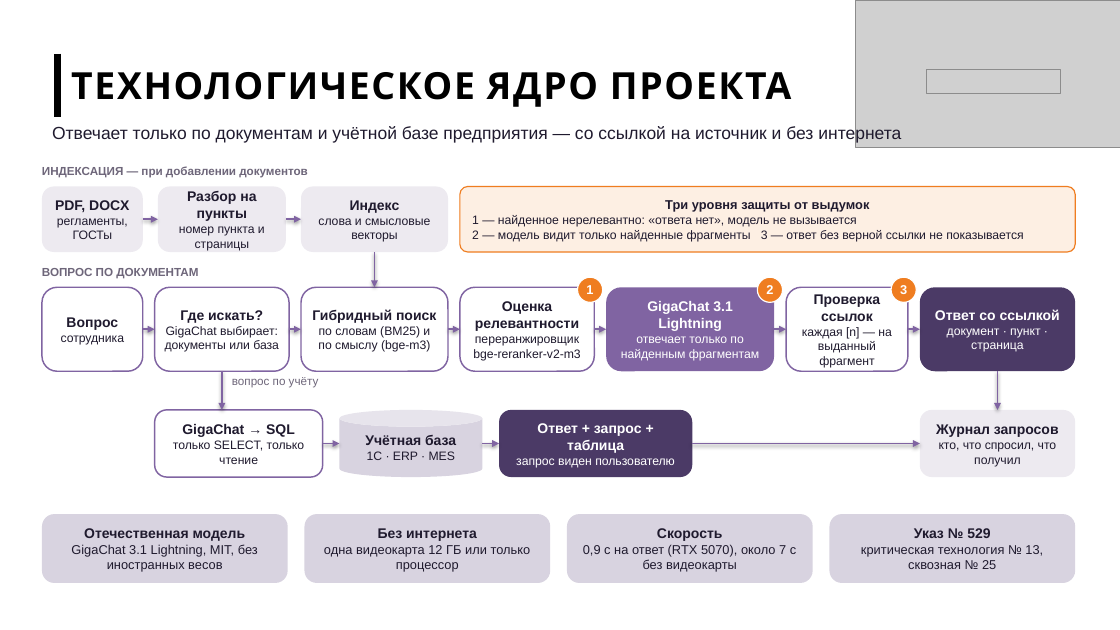
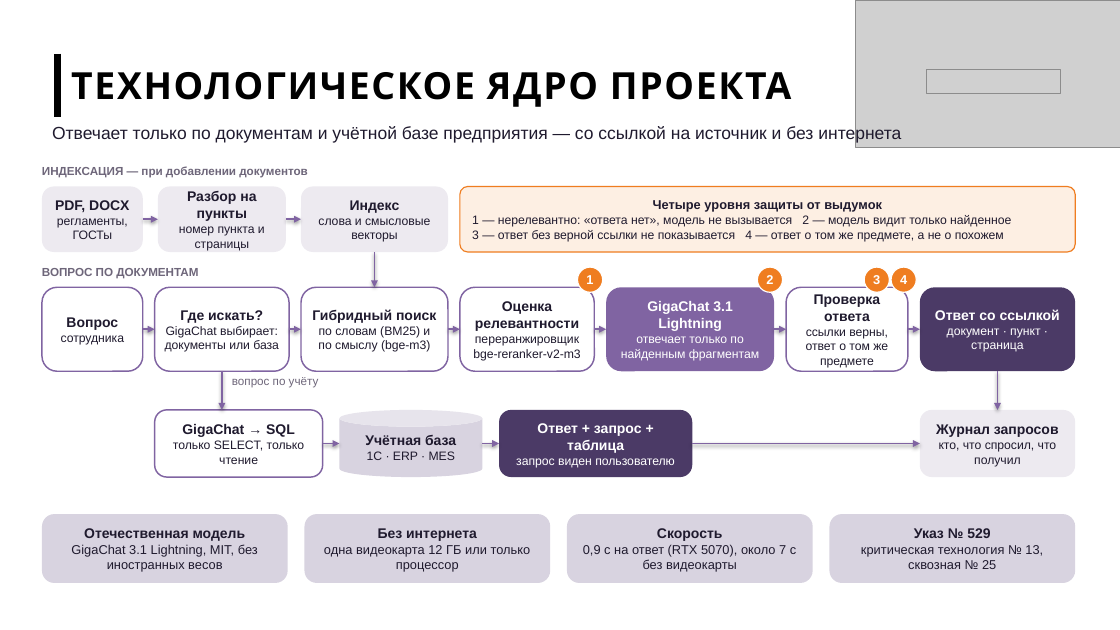
Before and after one commit to imaO0O/acselerator, a slide deck: slide 1 of docs/slides/arhitektura.pptx. Drawn at 1120x630 pixels with LibreOffice and Linux fonts; fonts in the diff are those of the drawing; grey boxes stand for pictures; background and template pictures are left out. Boxes give left, top, right and bottom in pixels: in the first picture for what was removed or moved away, otherwise in the second. Text is boxed around its words. In the diff, an @@ line names an element or a change of style, - is before the commit and + after.

Commit message:
Эталонный набор на 52 вопроса и четвёртый уровень защиты от выдумок
- набор расширен: новые факты, перефразировки, опечатки, трудные вопросы
  без ответа, вопросы к базе; отчёт с разбивкой по группам
- примеры в подсказках заменены, чтобы не совпадать с вопросами набора
- проверка «тот же предмет» в зоне сомнения: отсекает подмены вида
  «гарантия на прибор выдана за гарантию на ремонт»
- разбор ссылок вида [1, 3] и [1–3]; ответ по базе не выдаётся, если
  строки результата не отвечают на вопрос; второй шанс — учётная база,
  если в документах нет ничего похожего; исправление псевдонимов в SQL
- итог: 36 из 36 верных ответов, 8 из 8 честных отказов, 8 из 8 по базе,
  ни одного неверного ответа, показанного пользователю
- слайд архитектуры и README обновлены

```diff
--- a/docs/slides/arhitektura.pptx
+++ b/docs/slides/arhitektura.pptx
@@ text in rounded rectangle at <box>472,200,1011,242</box>: text changed @@
-Три уровня защиты от выдумок
-1 — найденное нерелевантно: «ответа нет», модель не вызывается
-2 — модель видит только найденные фрагменты 3 — ответ без верной ссылки не показывается
+Четыре уровня защиты от выдумок
+1 — нерелевантно: «ответа нет», модель не вызывается 2 — модель видит только найденное
+3 — ответ без верной ссылки не показывается 4 — ответ о том же предмете, а не о похожем
@@ ellipse "1": place and size @@
-ellipse "1" at <box>578,277,603,302</box>
+ellipse "1" at <box>578,267,603,292</box>
@@ ellipse "2": place and size @@
-ellipse "2" at <box>758,277,783,302</box>
+ellipse "2" at <box>758,267,783,292</box>
@@ ellipse "3": place and size @@
-ellipse "3" at <box>891,277,917,302</box>
+ellipse "3" at <box>865,267,890,292</box>
@@ ellipse added at <box>891,267,917,292</box>, fill #EF7D20, outline #FFFFFF 1 pt, 11 pt, text #FFFFFF, bold @@
+4
@@ text in rounded rectangle at <box>806,294,888,368</box>: text changed @@
-Проверка ссылок
-каждая [n] — на выданный фрагмент
+Проверка ответа
+ссылки верны, ответ о том же предмете
```
Also in this commit, not shown: 12 other files.
